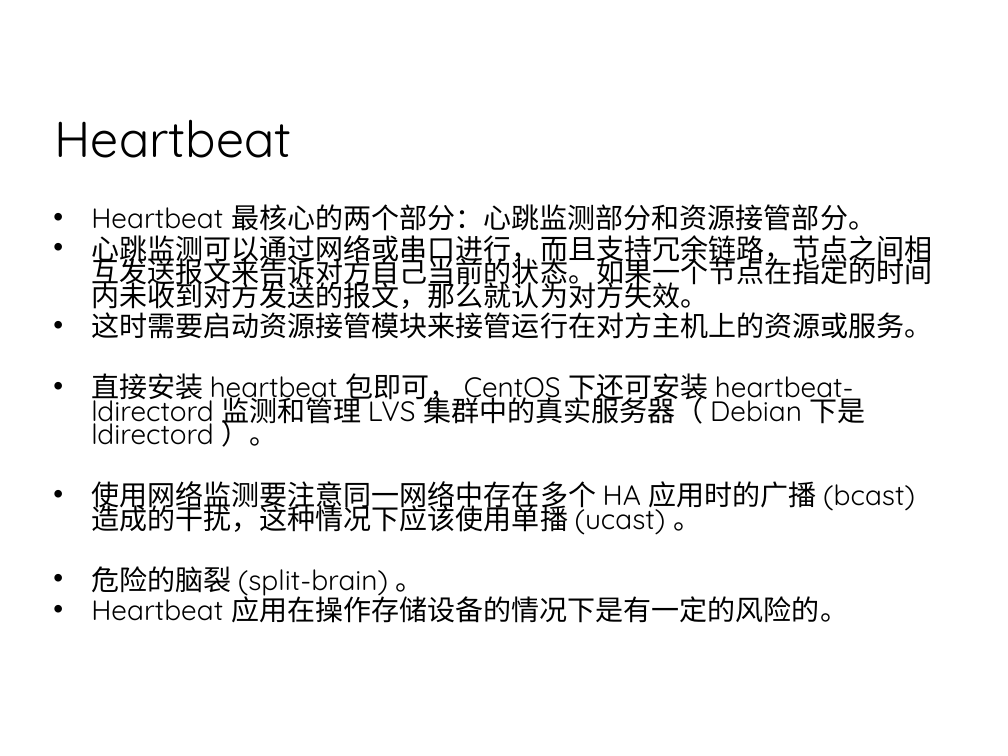
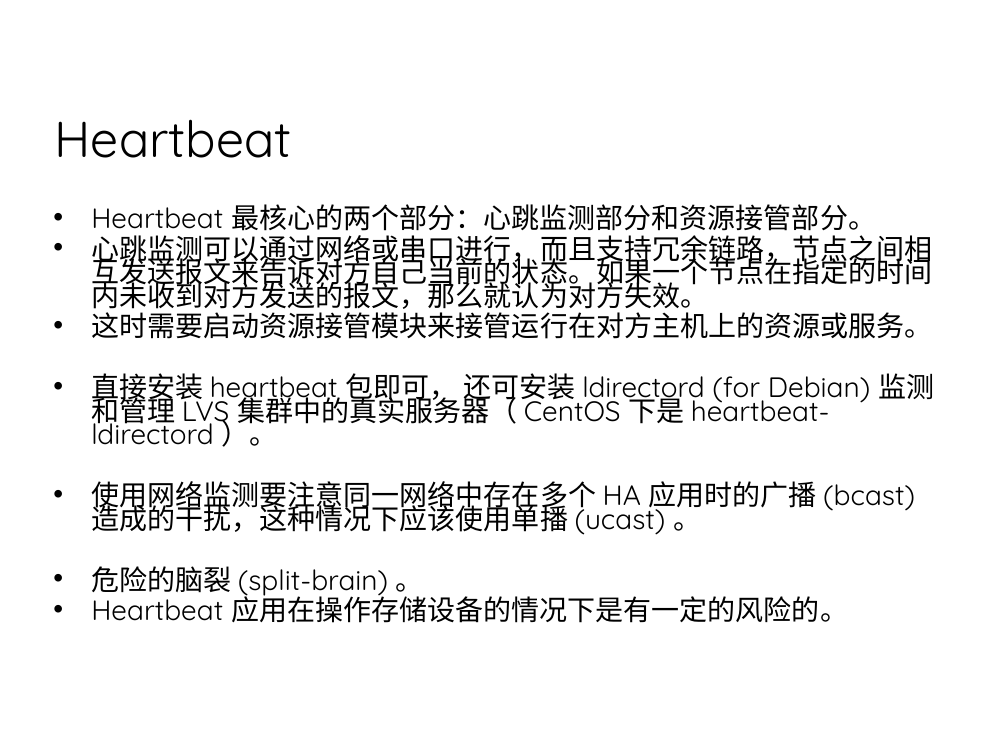
Before and after one commit to 7KjN3mHq/bluedata, a slide deck: slide 13 of system/01总览/架构/网站集群架构.ppt. Drawn at 1008x756 pixels with LibreOffice and Linux fonts; fonts in the diff are those of the drawing; background and template pictures are left out. Boxes give left, top, right and bottom in pixels: in the first picture for what was removed or moved away, otherwise in the second. Text is boxed around its words. In the diff, an @@ line names an element or a change of style, - is before the commit and + after.

```diff
--- a/system/01总览/架构/网站集群架构.ppt
+++ b/system/01总览/架构/网站集群架构.ppt
@@ text at [91, 373, 934, 447]: text changed @@
-• 直接安装 heartbeat 包即可， CentOS 下还可安装 heartbeat-ldirectord 监测和管理 LVS 集群中的真实服务器（ Debian 下是 ldirectord ）。
+• 直接安装 heartbeat 包即可， 还可安装 ldirectord (for Debian) 监测和管理 LVS 集群中的真实服务器（ CentOS 下是 heartbeat-ldirectord ）。
```
Also in this commit, not shown: 3 other slides changed, 6 slides added, 5 other files.
